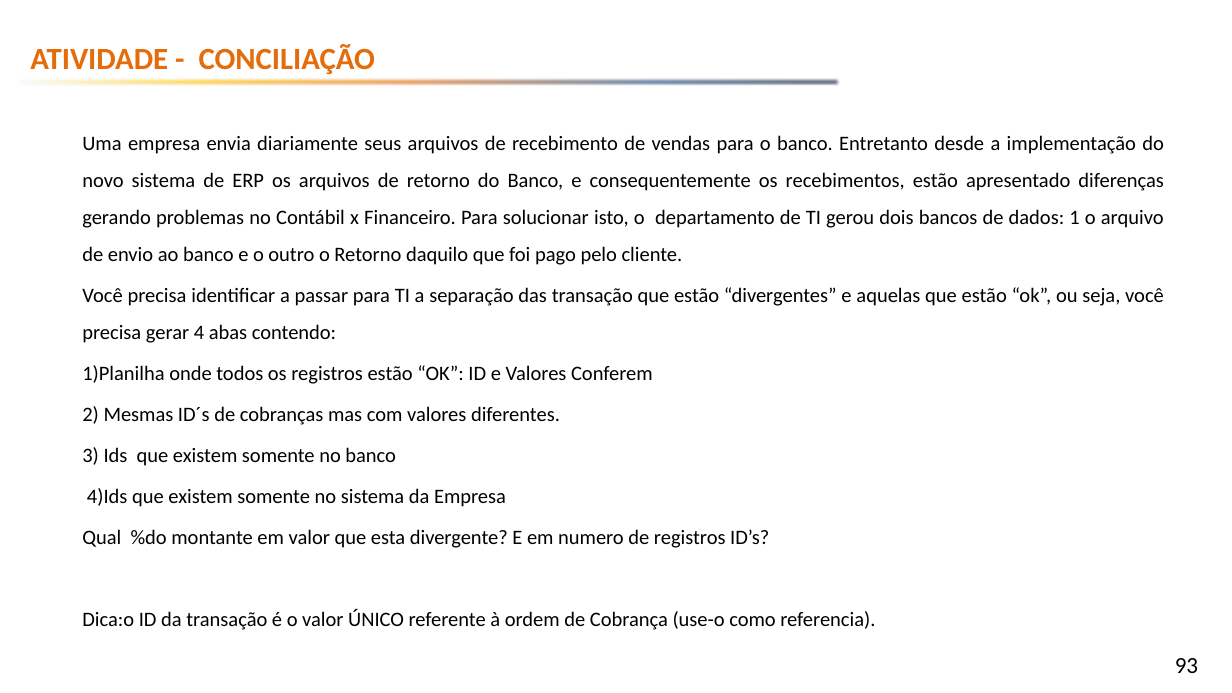
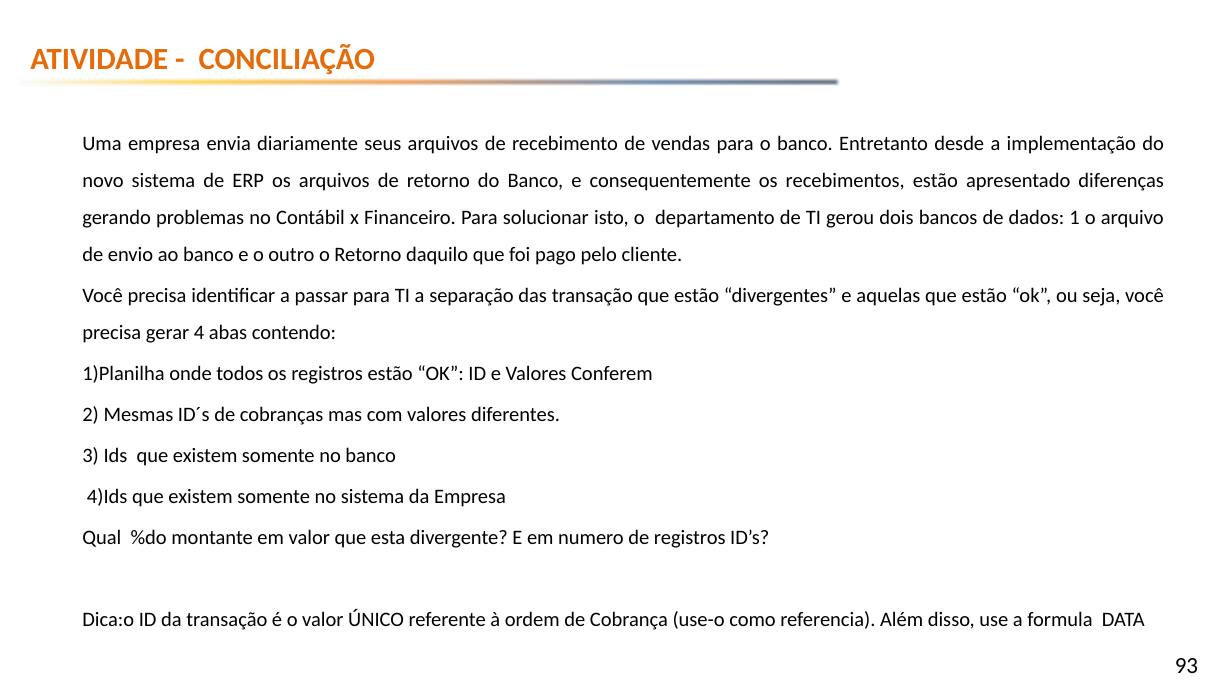
Before and after one commit to emerson-fenrir/Excel_Basico, a slide deck: slide 93 of Professor/Aula3.pptx. Drawn at 1232x693 pixels with LibreOffice and Linux fonts; fonts in the diff are those of the drawing; background and template pictures are left out. Boxes give left, top, right and bottom in pixels: in the first picture for what was removed or moved away, otherwise in the second. Text is boxed around its words. In the diff, an @@ line names an element or a change of style, - is before the commit and + after.

```diff
--- a/Professor/Aula3.pptx
+++ b/Professor/Aula3.pptx
@@ text at (82, 609, 1145, 630): text changed @@
-Dica:o ID da transação é o valor ÚNICO referente à ordem de Cobrança (use-o como referencia).
+Dica:o ID da transação é o valor ÚNICO referente à ordem de Cobrança (use-o como referencia). Além disso, use a formula DATA
```
Also in this commit, not shown: 4 other slides changed, 3 slides added, 13 other files.
